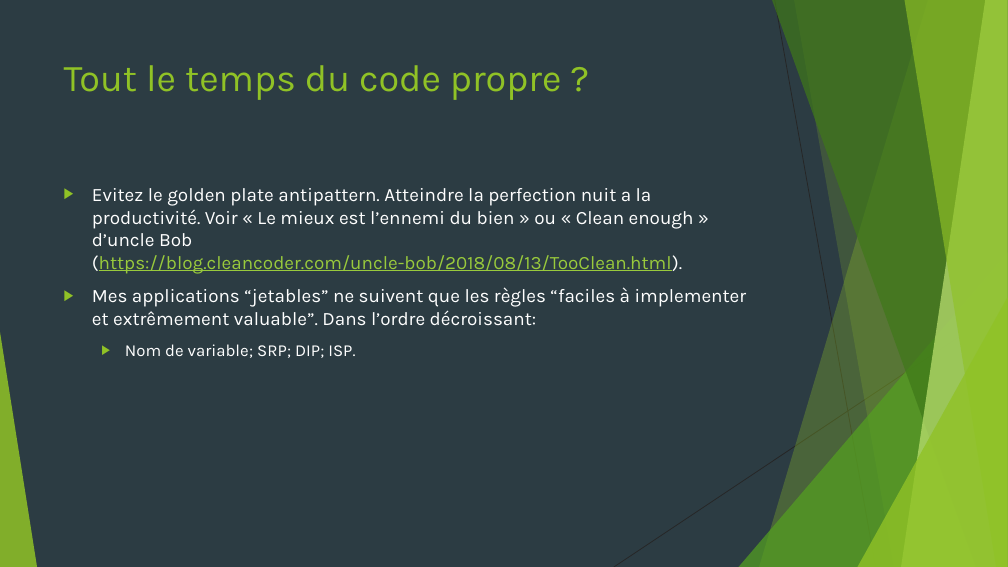
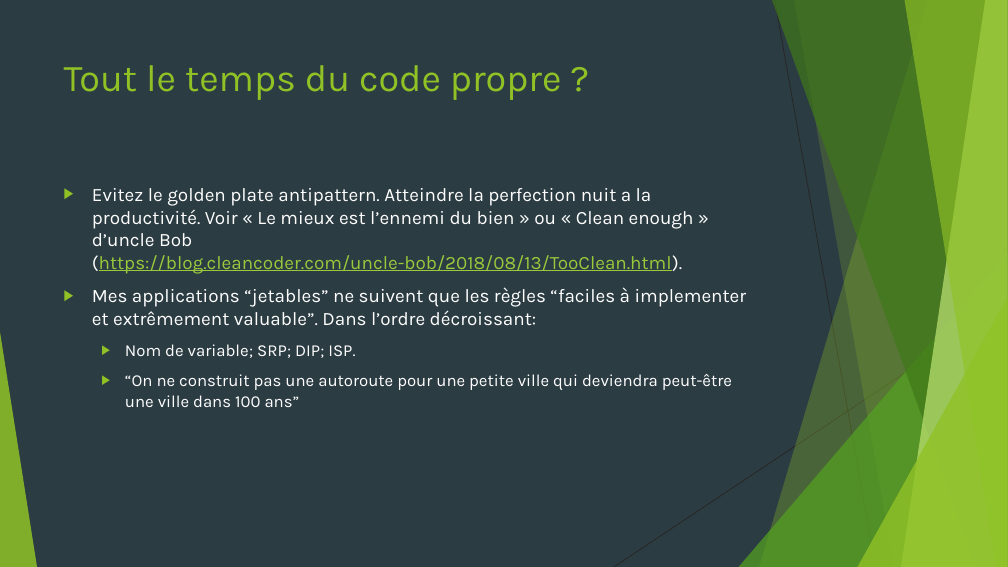
Before and after one commit to worming004/SimpleIsNotEasy, a slide deck: slide 33 of PPT/Easy != Simple.pptx. Drawn at 1008x567 pixels with LibreOffice and Linux fonts; fonts in the diff are those of the drawing. Boxes give left, top, right and bottom in pixels: in the first picture for what was removed or moved away, otherwise in the second. Text is boxed around its words. In the diff, an @@ line names an element or a change of style, - is before the commit and + after.

```diff
--- a/PPT/Easy != Simple.pptx
+++ b/PPT/Easy != Simple.pptx
@@ text at (125, 374, 732, 407): paragraph added @@
+  ▶ “On ne construit pas une autoroute pour une petite ville qui deviendra peut-être une ville dans 100 ans”
```
Also in this commit, not shown: 6 other slides changed, 1 slide removed.
